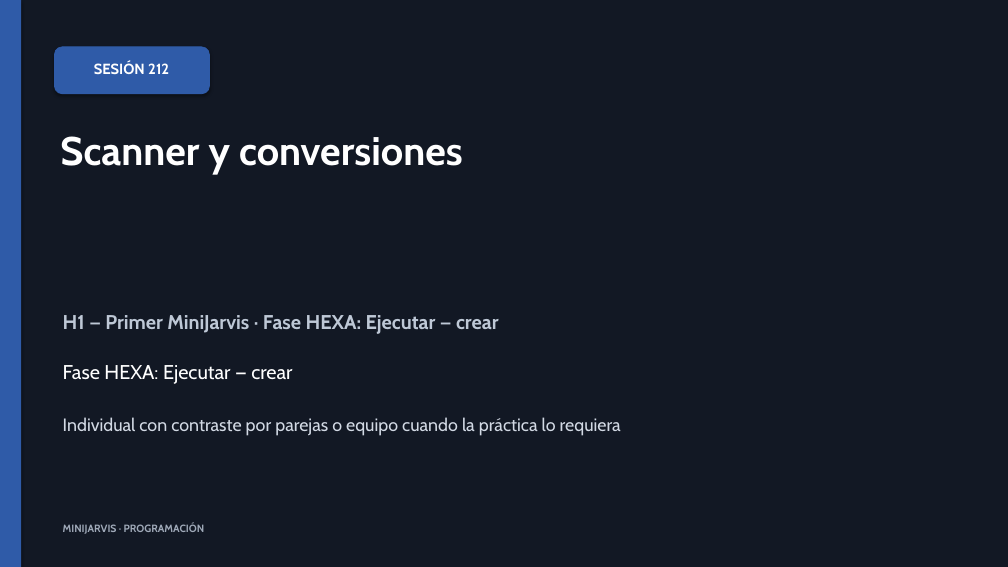
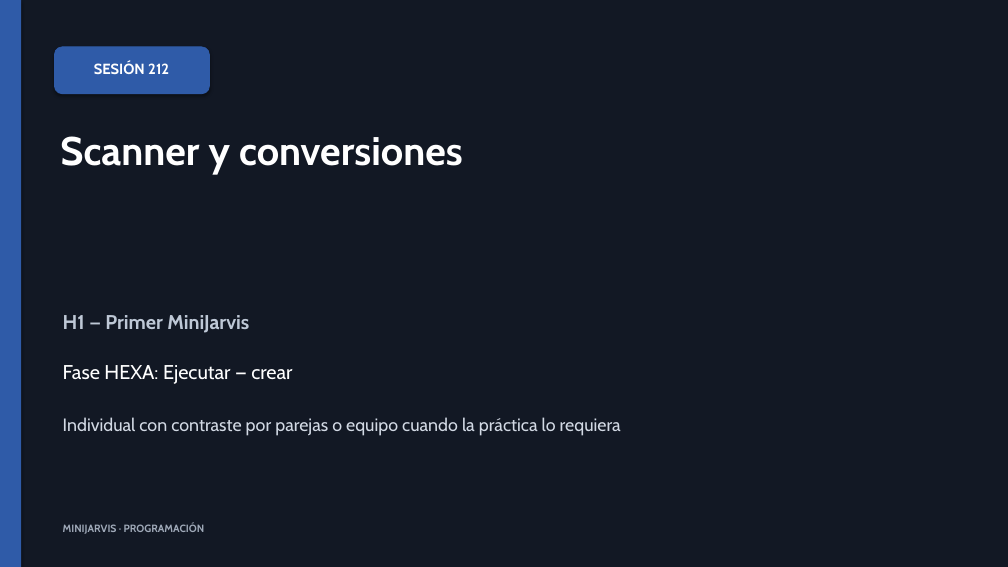
Before and after one commit to llombardero/curso-26-27, a slide deck: slide 1 of 02-PROFESORADO/03-PRESENTACIONES/POR-SESION/h1/S212-entrada-por-teclado-con-scanner-presentacion.pptx. Drawn at 1008x567 pixels with LibreOffice and Linux fonts; fonts in the diff are those of the drawing. Boxes give left, top, right and bottom in pixels: in the first picture for what was removed or moved away, otherwise in the second. Text is boxed around its words. In the diff, an @@ line names an element or a change of style, - is before the commit and + after.

```diff
--- a/02-PROFESORADO/03-PRESENTACIONES/POR-SESION/h1/S212-entrada-por-teclado-con-scanner-presentacion.pptx
+++ b/02-PROFESORADO/03-PRESENTACIONES/POR-SESION/h1/S212-entrada-por-teclado-con-scanner-presentacion.pptx
@@ text at [63, 315, 249, 333]: text changed @@
-H1 — Primer MiniJarvis · Fase HEXA: Ejecutar — crear
+H1 — Primer MiniJarvis
```
Also in this commit, not shown: 3 other slides changed, 7 slides added, 5 slides removed, 41 other files.
